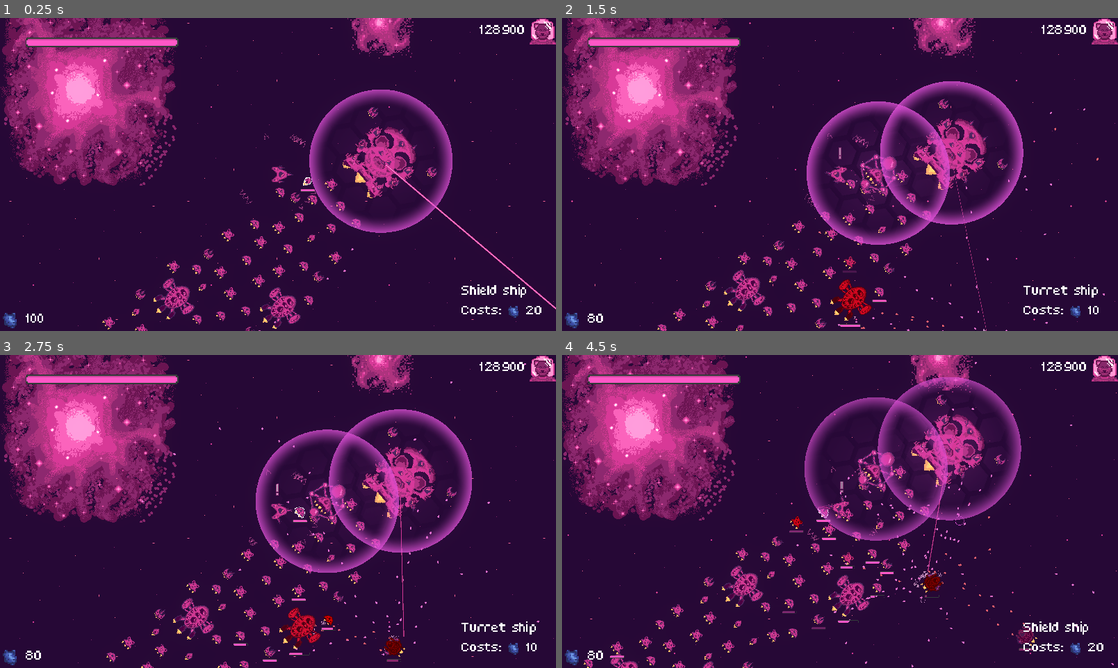
Above: before the commit, frames 1-4 (two rows, left to right).
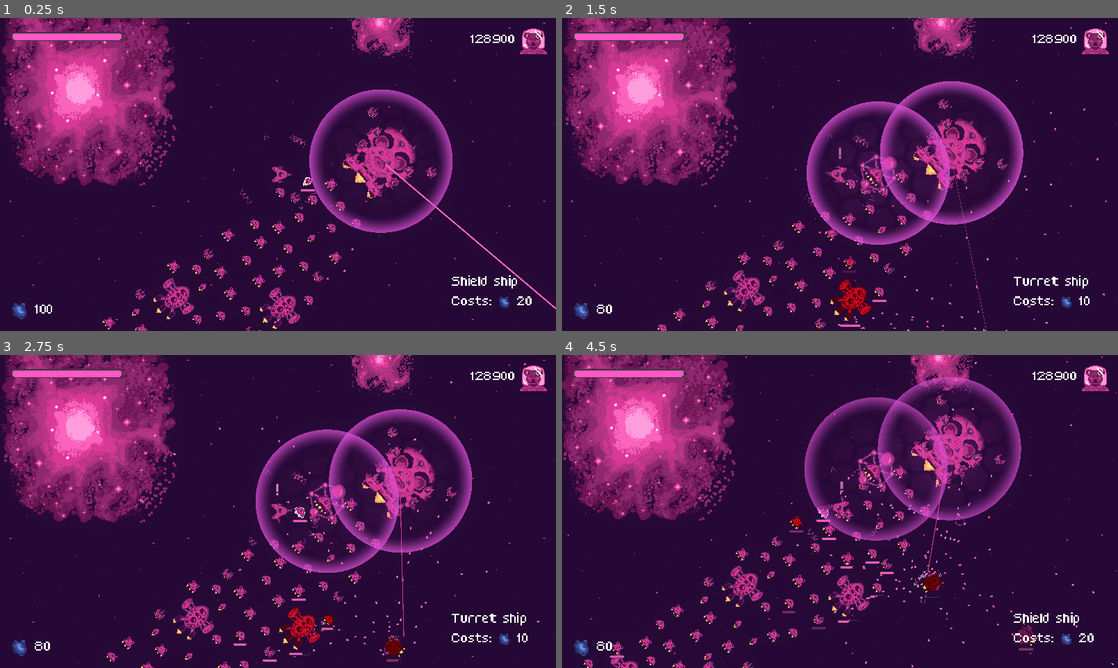
Above: after the commit, the same moments.

Repository: bear-minimum-studio/space-bear
Game: Godot game, scene res://Game.tscn
The game is run twice, just before and just after one commit, with the same random seed, the same clock (stepped at 60 frames per second) and the same inputs.
Inputs:
- Up to frame 1 (0.25 s): no input
- Up to frame 2 (1.5 s): tap Enter (upgrade) at 0.5 s; hold Right (turn_right) 0.53-1.28 s; hold X (cycle_selection) 0.53-1.28 s; hold Ctrl (brake) from 1.28 s (still down); tap Down (decelerate) at 1.35 s
- Up to frame 3 (2.75 s): release Ctrl (brake) at 2.03 s; hold Right (turn_right) from 2.03 s (still down); hold Space (fire) from 2.03 s (still down)
- Up to frame 4 (4.5 s): release Right (turn_right) at 2.78 s; release Space (fire) at 2.78 s; hold Up (accelerate) 2.78-3.53 s; tap C (follow_me) at 2.85 s; hold G (grappling_hook) 3.53-4.28 s; hold Left (turn_left) from 3.53 s (still down); tap X (cycle_selection) at 4.35 s

The runs differ from the first frame. In frame 1, 2.8% of the frame differs, in the area x 0-100%, y 0-100%; in frame 2, 2.7%; in frame 3, 2.7%; in frame 4, 2.8%.

Commit message:
feat: adjust ui margin

Diff:
--- a/AbstractGame.gd
+++ b/AbstractGame.gd
@@ -1,6 +1,6 @@
 extends Node2D
 
-@onready var civilians_left = $CanvasLayer/CiviliansLeft
+@onready var civilians_left = $CanvasLayer/MarginContainer/CiviliansLeft
 @onready var game_over = $CanvasLayer/GameOver
 @onready var level_end = $CanvasLayer/LevelEnd
 
--- a/AbstractGame.tscn
+++ b/AbstractGame.tscn
@@ -15,16 +15,22 @@
 
 [node name="CanvasLayer" type="CanvasLayer" parent="."]
 
-[node name="Health" type="TextureProgressBar" parent="CanvasLayer"]
+[node name="MarginContainer" type="MarginContainer" parent="CanvasLayer"]
 anchors_preset = 15
 anchor_right = 1.0
 anchor_bottom = 1.0
-offset_left = 20.0
-offset_top = 13.0
-offset_right = -324.0
-offset_bottom = -241.0
 grow_horizontal = 2
 grow_vertical = 2
+theme_override_constants/margin_left = 8
+theme_override_constants/margin_top = 8
+theme_override_constants/margin_right = 8
+theme_override_constants/margin_bottom = 8
+
+[node name="Health" type="TextureProgressBar" parent="CanvasLayer/MarginContainer"]
+custom_minimum_size = Vector2(100, 2.08165e-12)
+layout_mode = 2
+size_flags_horizontal = 0
+size_flags_vertical = 0
 max_value = 10.0
 value = 10.0
 nine_patch_stretch = true
@@ -37,14 +43,17 @@
 tint_progress = Color(1, 0.341176, 0.776471, 1)
 script = ExtResource("4_ux4s4")
 
-[node name="CiviliansLeft" parent="CanvasLayer" instance=ExtResource("5_5vxw4")]
+[node name="CiviliansLeft" parent="CanvasLayer/MarginContainer" instance=ExtResource("5_5vxw4")]
+layout_mode = 2
+
+[node name="UpgradeSelection" parent="CanvasLayer/MarginContainer" instance=ExtResource("9_6p8ox")]
+layout_mode = 2
+
+[node name="ResourcesHUD" parent="CanvasLayer/MarginContainer" instance=ExtResource("10_xm5jn")]
+layout_mode = 2
 
 [node name="GameOver" parent="CanvasLayer" instance=ExtResource("8_rpob0")]
 visible = false
 
 [node name="LevelEnd" parent="CanvasLayer" instance=ExtResource("9_chrlk")]
 visible = false
-
-[node name="UpgradeSelection" parent="CanvasLayer" instance=ExtResource("9_6p8ox")]
-
-[node name="ResourcesHUD" parent="CanvasLayer" instance=ExtResource("10_xm5jn")]
Not shown: 1 places in default_theme.tres that only renumber resources
